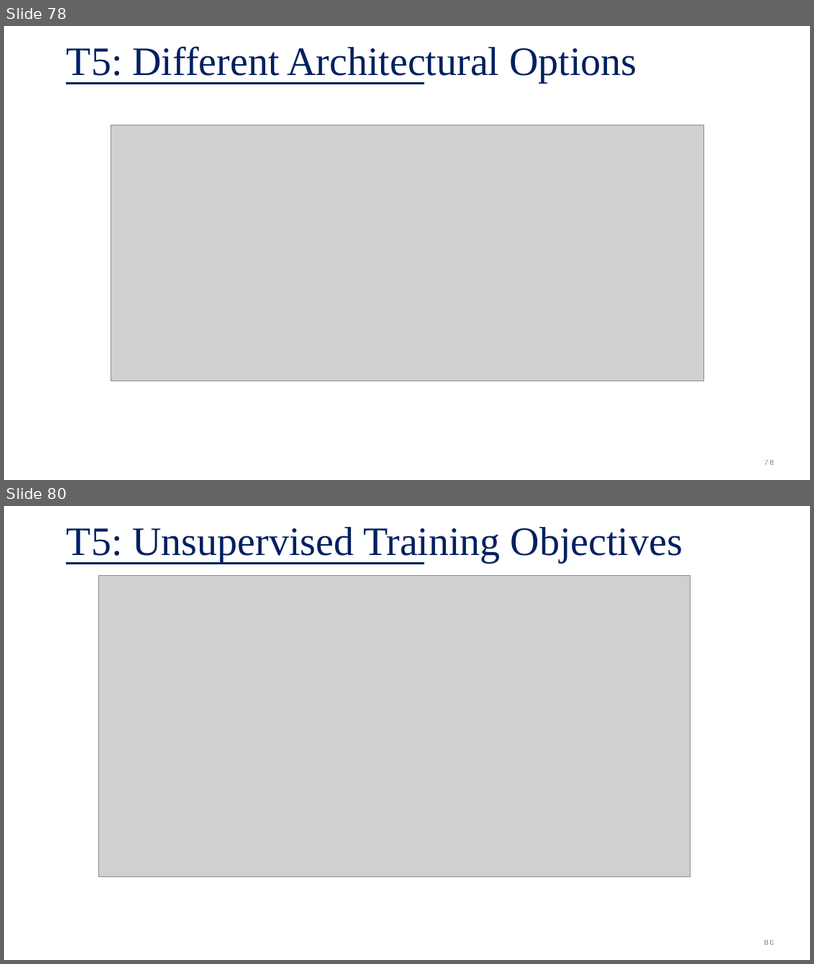
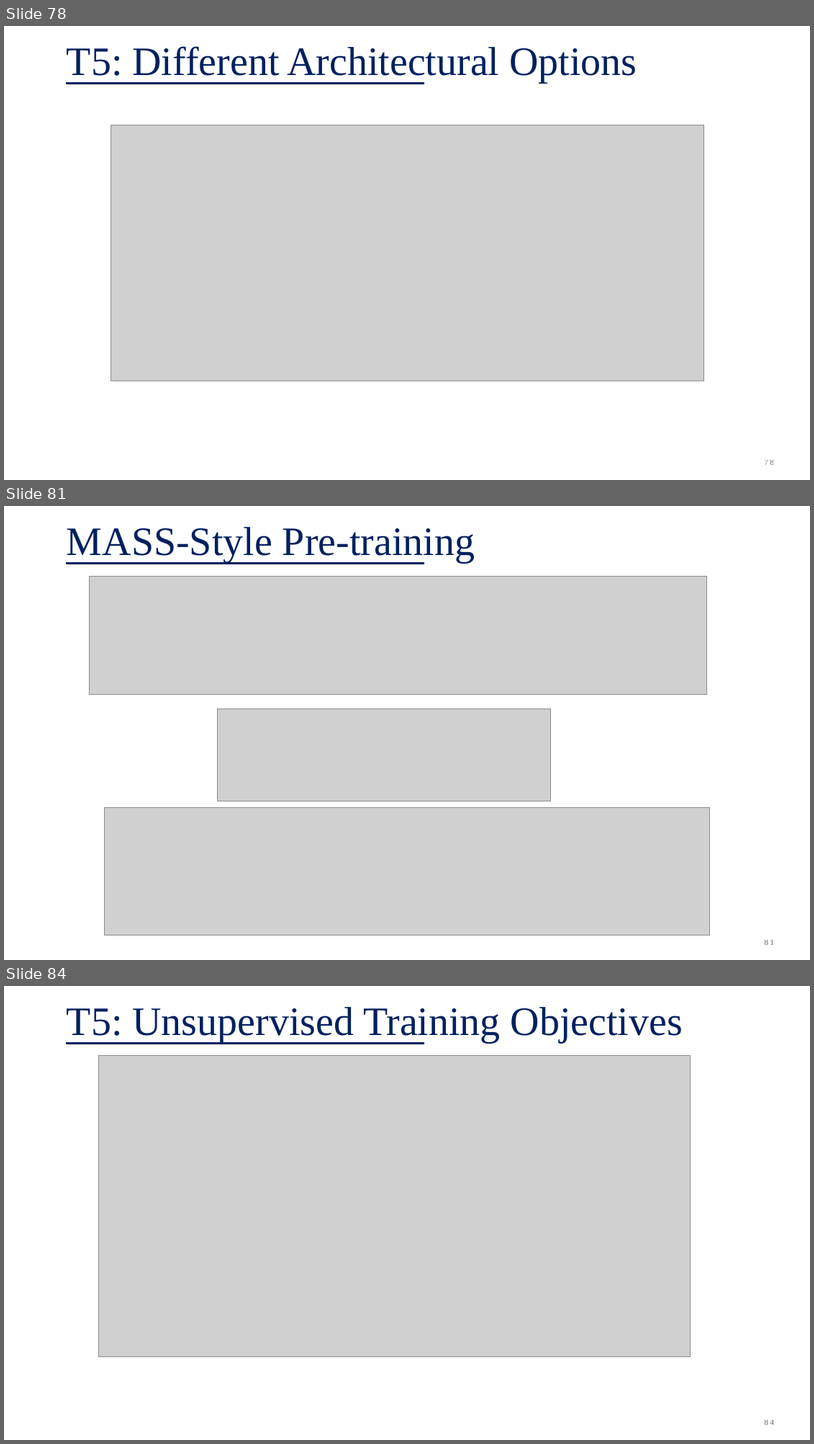
Before and after one commit to plaban/fllm-aut25, a slide deck: assets/class_notes/04b. LLM-Architectures.pptx. Shown one above the other, each under a label of ours: slides 78 and 80 before the commit, slides 78, 81 and 84 after it; the slides between them are not shown. The pictures are 814x964 and 814x1444 pixels, drawn with LibreOffice and Linux fonts; fonts in the diff are those of the drawing; grey boxes stand for pictures. Boxes give left, top, right and bottom in pixels: in the first picture for what was removed or moved away, otherwise in the second. Text is boxed around its words. In the diff, an @@ line names an element or a change of style, - is before the commit and + after.

```diff
--- a/assets/class_notes/04b. LLM-Architectures.pptx
+++ b/assets/class_notes/04b. LLM-Architectures.pptx
@@ slide 81 added at [4, 506, 810, 960], background #FFFFFF; not listed: 1 template element that a slide beside it also shows @@
@@ title added at [67, 527, 475, 562], 48 pt, text #002060 @@
+MASS-Style Pre-training
@@ picture added at [89, 576, 707, 693] @@
@@ picture added at [218, 708, 551, 801] @@
@@ picture added at [104, 808, 710, 936] @@
@@ page number added at [764, 939, 774, 944], 10 pt, text #000000 at 60% opacity @@
+81
@@ what was slide 80 is now slide 84 @@
@@ page number at [764, 1419, 774, 1424]: text changed @@
-80
+84
```
Also in this commit, not shown: 10 slides changed, 3 other slides added, 1 slide removed, 2 other files.
